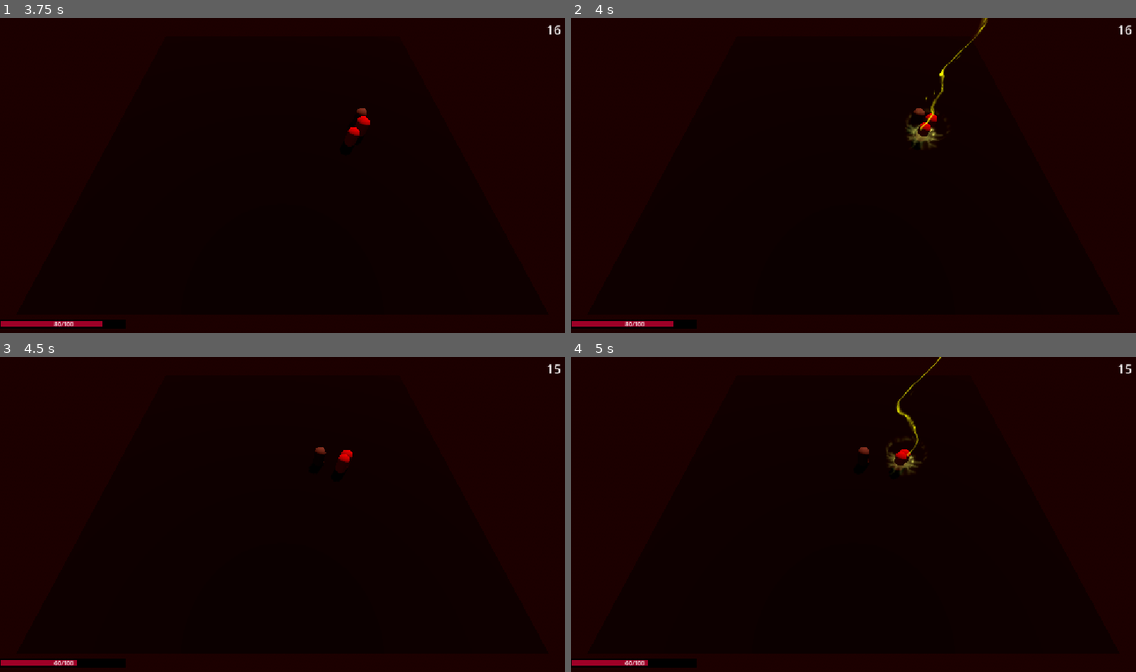
Above: before the commit, frames 1-4 (two rows, left to right).
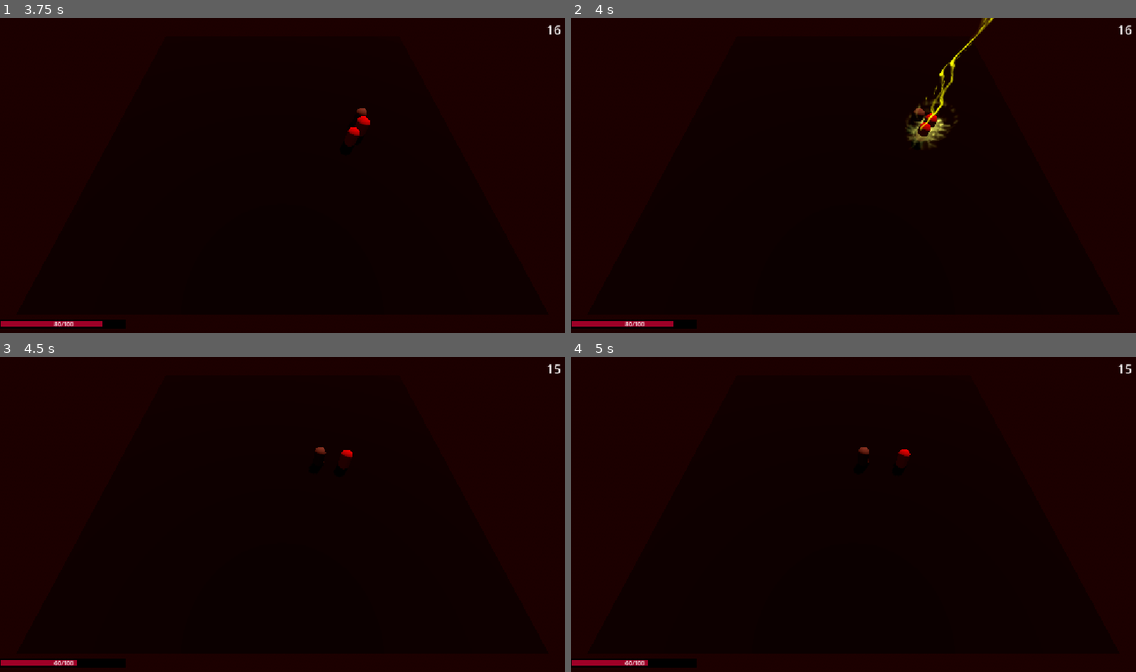
Above: after the commit, the same moments.

Repository: LeksoBugadze/Brackeys-Game-JAM
Game: Godot game, scene res://Scenes/main_scene.tscn
Two runs of this game, one before a commit and one after it. Both use one fixed random seed, a clock stepped at 60 frames per second and the inputs below.
Inputs:
- Up to frame 1 (3.75 s): hold D (move_right) 0.53-1.28 s; tap 3 (buff_n_3, bound only after the commit) at 0.6, 1.55, 3.05 s; tap 4 (buff_n_4, bound only after the commit) at 0.8, 1.35, 2.3 s; hold S (move_down) 1.28-2.03 s; hold D (move_right) 2.03-2.78 s; tap - (add_blood_spell) at 2.1 s; hold W (move_up) 2.78-3.53 s; tap = (add_lightning_spell) at 2.85 s; tap Enter at 3.5 s; hold A (move_left) from 3.53 s (still down); tap 1 (buff_n_1) at 3.6 s
- Up to frame 2 (4 s): keep holding A (move_left); tap 4 (buff_n_4, bound only after the commit) at 3.8 s
- Up to frame 3 (4.5 s): keep holding A (move_left); tap 2 (buff_n_2) at 4.35 s
- Up to frame 4 (5 s): keep holding A (move_left); tap 3 (buff_n_3, bound only after the commit) at 4.55 s

Frame 1 is identical in both runs. In frame 2, 0.4% of the frame differs, in the area x 60-75%, y 0-39%; in frame 3, less than 0.1%; in frame 4, 0.4%.

Commit message:
added 2 buffs for lightning spell

Diff:
--- /dev/null
+++ b/Scripts/Buffs/Lightning_Spell/thunderclap_buff.gd
@@ -0,0 +1,7 @@
+extends Node3D
+
+@onready var lightning_spell: Node3D = $".."
+
+func _ready() -> void:
+	lightning_spell.damage *= 1.5
+	lightning_spell.cooldown.wait_time += 0.5
--- /dev/null
+++ b/Scripts/Buffs/Lightning_Spell/thunderclap_buff.tscn
@@ -0,0 +1,6 @@
+[gd_scene format=3 uid="uid://bmhy3unpmcc5"]
+
+[ext_resource type="Script" uid="uid://do82cgk3ssltx" path="res://Scripts/Buffs/Lightning_Spell/thunderclap_buff.gd" id="1_mt1fe"]
+
+[node name="thunderclap_buff" type="Node3D" unique_id=672655995]
+script = ExtResource("1_mt1fe")
--- /dev/null
+++ b/Scripts/Buffs/Lightning_Spell/wrath_of_the_skies_buff.gd
@@ -0,0 +1,7 @@
+extends Node3D
+
+@onready var lightning_spell: Node3D = $".."
+
+func _ready() -> void:
+	lightning_spell.hit_all_targets = true
+	lightning_spell.cooldown.wait_time += 0.5
--- /dev/null
+++ b/Scripts/Buffs/Lightning_Spell/wrath_of_the_skies_buff.tscn
@@ -0,0 +1,6 @@
+[gd_scene format=3 uid="uid://vscd7f8ufm20"]
+
+[ext_resource type="Script" uid="uid://o24v0wxeh607" path="res://Scripts/Buffs/Lightning_Spell/wrath_of_the_skies_buff.gd" id="1_k58fm"]
+
+[node name="wrath_of_the_skies_buff" type="Node3D" unique_id=1097032904]
+script = ExtResource("1_k58fm")
--- a/Scripts/lightning_strike_ability.gd
+++ b/Scripts/lightning_strike_ability.gd
@@ -4,15 +4,27 @@
 @onready var cooldown: Timer = $cooldown
 
 var lightning_strike_vfx = preload("res://Lightning_VFX/Lightning_strike_scene.tscn")
+var thunderclap_buff = preload("res://Scripts/Buffs/Lightning_Spell/thunderclap_buff.tscn")
+var wrath_of_the_skies_buff = preload("res://Scripts/Buffs/Lightning_Spell/wrath_of_the_skies_buff.tscn")
+
 var can_shoot = false
+var hit_all_targets = false
 var damage : float = 20.0
+
+func _input(_event: InputEvent) -> void:
+	if Input.is_action_just_pressed("buff_n_3"):
+		add_child(thunderclap_buff.instantiate())
+
+	if Input.is_action_just_pressed("buff_n_4"):
+		add_child(wrath_of_the_skies_buff.instantiate())
 
 func _on_cooldown_timeout() -> void:
 	can_shoot = true
 	for body in shooting_range.get_overlapping_bodies():
-		if body.is_in_group("enemy") && can_shoot:
-			var projectile = shoot(body)
-			projectile.collided_lightning.connect(_on_proj_hit)
+		if body.is_in_group("enemy"):
+			if can_shoot || hit_all_targets:
+				var projectile = shoot(body)
+				projectile.collided_lightning.connect(_on_proj_hit)
 
 
 func shoot(enemy)->Area3D:
--- a/Scripts/main_scene.gd
+++ b/Scripts/main_scene.gd
@@ -78,6 +78,6 @@
 
 func _on_timer_timeout() -> void:
 	timer.stop()
-	for child_enemy in enemy_container.get_children():
-		child_enemy.free()
+	#for child_enemy in enemy_container.get_children():
+		#child_enemy.free()
 	cleared = true
--- /dev/null
+++ b/Slash_VFX/slash_shader.tres
@@ -0,0 +1,45 @@
+[gd_resource type="VisualShader" format=3 uid="uid://deciplevnt61q"]
+
+[ext_resource type="Texture2D" uid="uid://blagyd23ohw5k" path="res://Slash_VFX/Slash_texture.png" id="1_3jehc"]
+
+[sub_resource type="VisualShaderNodeTexture" id="VisualShaderNodeTexture_2mk16"]
+expanded_output_ports = [0]
+texture = ExtResource("1_3jehc")
+
+[sub_resource type="VisualShaderNodeInput" id="VisualShaderNodeInput_8psci"]
+input_name = "time"
+
+[sub_resource type="VisualShaderNodeVectorOp" id="VisualShaderNodeVectorOp_sqv6o"]
+default_input_values = [0, Vector2(0, 0), 1, Vector2(-5, 0)]
+op_type = 0
+operator = 2
+
+[sub_resource type="VisualShaderNodeUVFunc" id="VisualShaderNodeUVFunc_strqe"]
+
+[sub_resource type="VisualShaderNodeInput" id="VisualShaderNodeInput_cs5nd"]
+expanded_output_ports = [0]
+input_name = "color"
+
+[sub_resource type="VisualShaderNodeRemap" id="VisualShaderNodeRemap_5ajp0"]
+default_input_values = [1, 0.0, 2, 1.0, 3, 0.0, 4, 0.2]
+
+[sub_resource type="VisualShaderNodeSmoothStep" id="VisualShaderNodeSmoothStep_3dx1d"]
+default_input_values = [0, 0.0, 1, 0.7, 2, 0.5]
+
+[resource]
+flags/unshaded = true
+nodes/fragment/2/node = SubResource("VisualShaderNodeTexture_2mk16")
+nodes/fragment/2/position = Vector2(-420, 320)
+nodes/fragment/3/node = SubResource("VisualShaderNodeInput_8psci")
+nodes/fragment/3/position = Vector2(-1440, 300)
+nodes/fragment/4/node = SubResource("VisualShaderNodeVectorOp_sqv6o")
+nodes/fragment/4/position = Vector2(-1100, 360)
+nodes/fragment/5/node = SubResource("VisualShaderNodeUVFunc_strqe")
+nodes/fragment/5/position = Vector2(-860, 440)
+nodes/fragment/6/node = SubResource("VisualShaderNodeInput_cs5nd")
+nodes/fragment/6/position = Vector2(-1060, -200)
+nodes/fragment/7/node = SubResource("VisualShaderNodeRemap_5ajp0")
+nodes/fragment/7/position = Vector2(-640, -160)
+nodes/fragment/8/node = SubResource("VisualShaderNodeSmoothStep_3dx1d")
+nodes/fragment/8/position = Vector2(-120, 60)
+nodes/fragment/connections = PackedInt32Array(3, 0, 4, 0, 5, 0, 2, 0, 4, 0, 5, 2, 6, 1, 7, 0, 7, 0, 8, 0, 2, 1, 8, 2, 8, 0, 0, 1)
--- a/project.godot
+++ b/project.godot
@@ -71,6 +71,16 @@
 "events": [Object(InputEventKey,"resource_local_to_scene":false,"resource_name":"","device":-1,"window_id":0,"alt_press …(191 unchanged characters)…
 ]
 }
+buff_n_3={
+"deadzone": 0.2,
+"events": [Object(InputEventKey,"resource_local_to_scene":false,"resource_name":"","device":-1,"window_id":0,"alt_pressed":false,"shift_pressed":false,"ctrl_pressed":false,"meta_pressed":false,"pressed":false,"keycode":0,"physical_keycode":51,"key_label":0,"unicode":51,"location":0,"echo":false,"script":null)
+]
+}
+buff_n_4={
+"deadzone": 0.2,
+"events": [Object(InputEventKey,"resource_local_to_scene":false,"resource_name":"","device":-1,"window_id":0,"alt_pressed":false,"shift_pressed":false,"ctrl_pressed":false,"meta_pressed":false,"pressed":false,"keycode":0,"physical_keycode":52,"key_label":0,"unicode":52,"location":0,"echo":false,"script":null)
+]
+}
 
 [physics]
 
Not shown, added: Scripts/Buffs/Lightning_Spell/thunderclap_buff.gd.uid
Not shown, added: Scripts/Buffs/Lightning_Spell/wrath_of_the_skies_buff.gd.uid
Not shown, added: Slash_VFX/Slash_mesh.mtl
Not shown, added: Slash_VFX/Slash_mesh.obj
Not shown, added: Slash_VFX/Slash_mesh.obj.import
Binary file added: Slash_VFX/Slash_texture.png
Not shown, added: Slash_VFX/Slash_texture.png.import
Not shown, added: Slash_VFX/Slash_texture.png~
